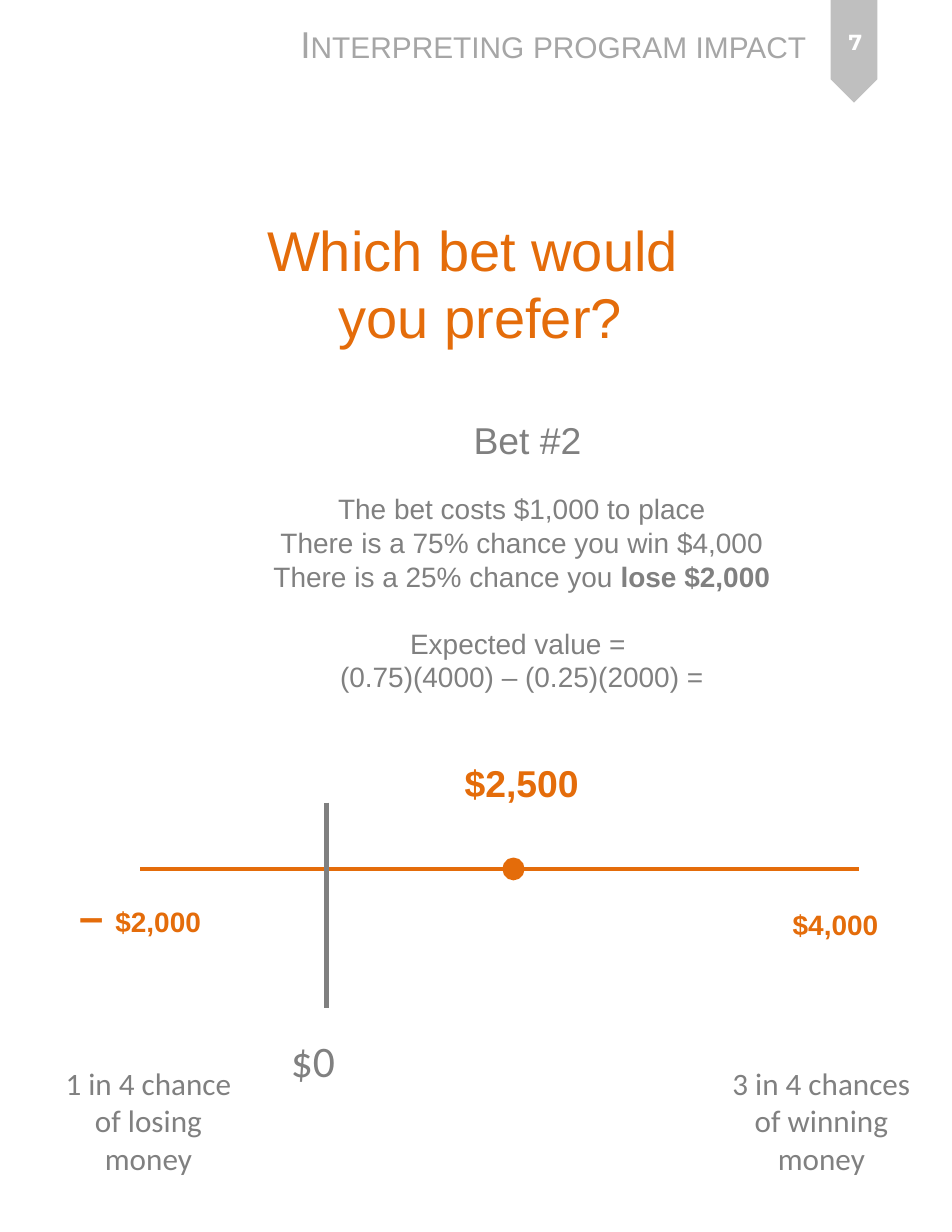
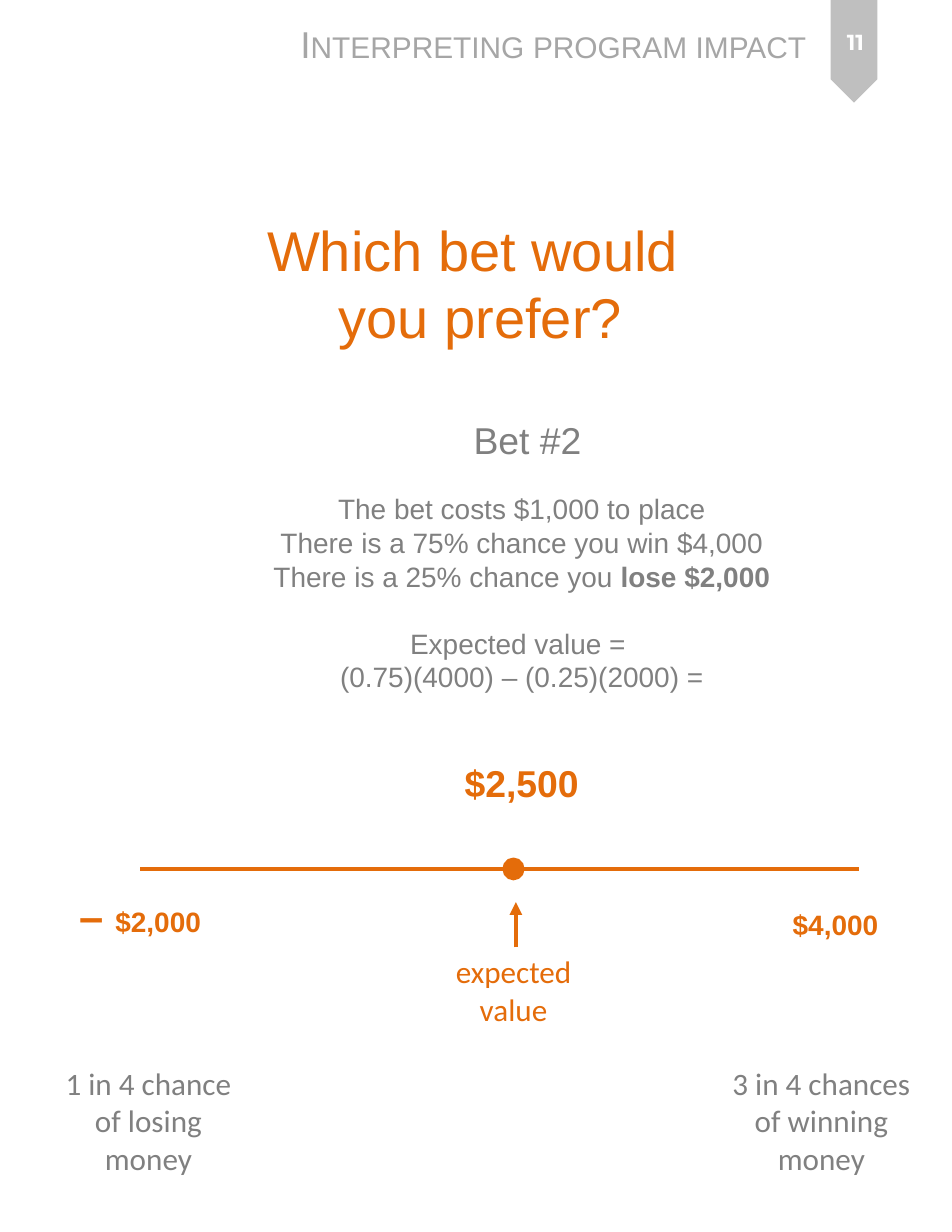
Before and after one commit to Watts-College/paf-510-template, a slide deck: slide 11 of lectures/p-05-program-impact.pptx (slide 7 before the commit). Drawn at 952x1232 pixels with LibreOffice and Linux fonts; fonts in the diff are those of the drawing. Boxes give left, top, right and bottom in pixels: in the first picture for what was removed or moved away, otherwise in the second. Text is boxed around its words. In the diff, an @@ line names an element or a change of style, - is before the commit and + after.

```diff
--- a/lectures/p-05-program-impact.pptx
+++ b/lectures/p-05-program-impact.pptx
@@ page number at (847, 35, 864, 50): text changed @@
-7
+11
@@ line removed from (327, 803) to (327, 1008) @@
@@ arrow added from (516, 948) to (516, 902), #E46C0A 2.75 pt @@
@@ text added at (456, 961, 571, 1022), 20 pt, text #E46C0A @@
+expected
+value
@@ text removed at (291, 1049, 335, 1082) @@
-$0
```
Also in this commit, not shown: 2 other slides changed, 11 slides added, 1 other file.
